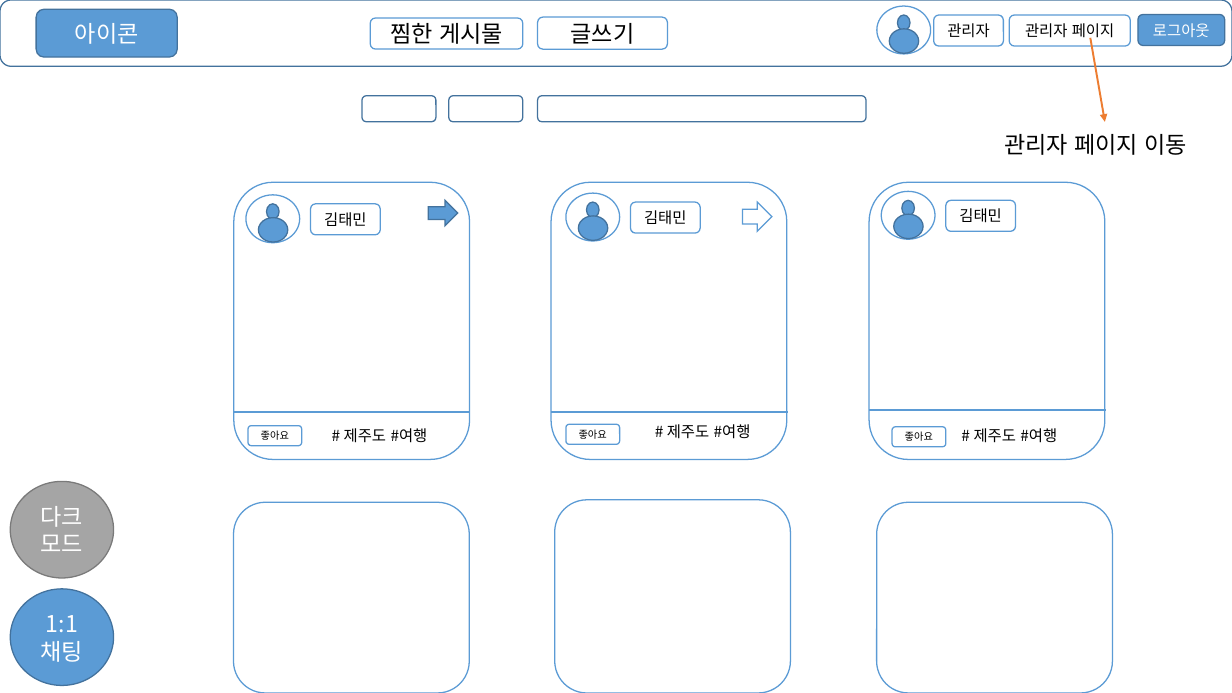
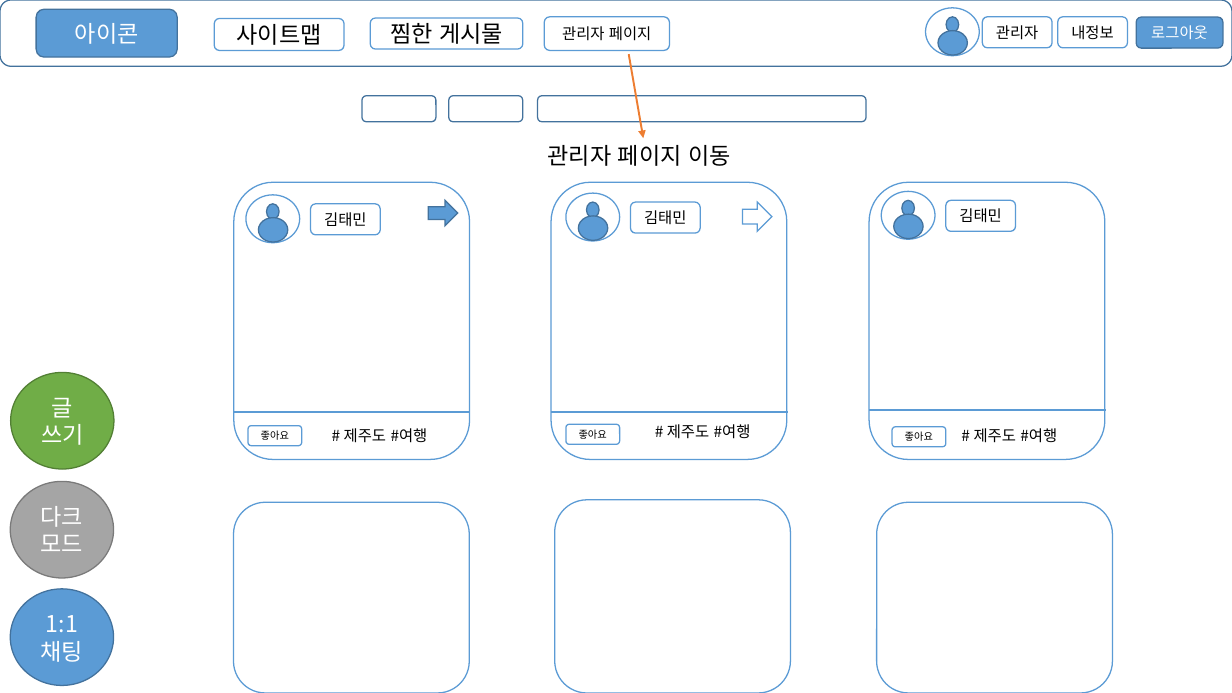
Before and after one commit to tm-kr/Academy-lesson-spring, a slide deck: slide 14 of 프로젝트 UI.pptx (slide 16 before the commit). Drawn at 1232x693 pixels with LibreOffice and Linux fonts; fonts in the diff are those of the drawing. Boxes give left, top, right and bottom in pixels: in the first picture for what was removed or moved away, otherwise in the second. Text is boxed around its words. In the diff, an @@ line names an element or a change of style, - is before the commit and + after.

```diff
--- a/프로젝트 UI.pptx
+++ b/프로젝트 UI.pptx
@@ rounded rectangle added at (214,18,345,51), fill #FFFFFF, outline #5B9BD5 1 pt, 18 pt, text #000000 @@
+사이트맵
@@ rounded rectangle "관리자 페이지": place and size @@
-rounded rectangle "관리자 페이지" at (1009,15,1130,46)
+rounded rectangle "관리자 페이지" at (544,17,670,50)
@@ rounded rectangle added at (1058,17,1128,48), fill #FFFFFF, outline #5B9BD5 1 pt, 12 pt, text #000000 @@
+내정보
@@ arrow moved from (1091, 38) - (1105, 122) to (628, 55) - (643, 138) @@
@@ 3 ellipses, 1 rounded rectangle: place and size @@
-3 ellipses, 1 rounded rectangle at (877,6,1003,55)
+3 ellipses, 1 rounded rectangle at (926,7,1052,55)
@@ text "관리자 페이지 이동": place and size @@
-text "관리자 페이지 이동" at (1004,134,1188,155)
+text "관리자 페이지 이동" at (548,145,731,166)
@@ ellipse "글": place and size @@
-ellipse "글" at (538,17,668,49)
+ellipse "글" at (11,372,115,470)
@@ ellipse "글" at (11,372,115,470): rounded rectangle to ellipse; fill #FFFFFF to #70AD47; outline #5B9BD5 1 pt to #538035 1 pt @@
@@ text in ellipse at (41,398,84,445): text changed; text colour #000000 to #FFFFFF @@
-글쓰기
+글
+쓰기
```
Also in this commit, not shown: 11 other slides changed, 1 slide added, 3 slides removed.
